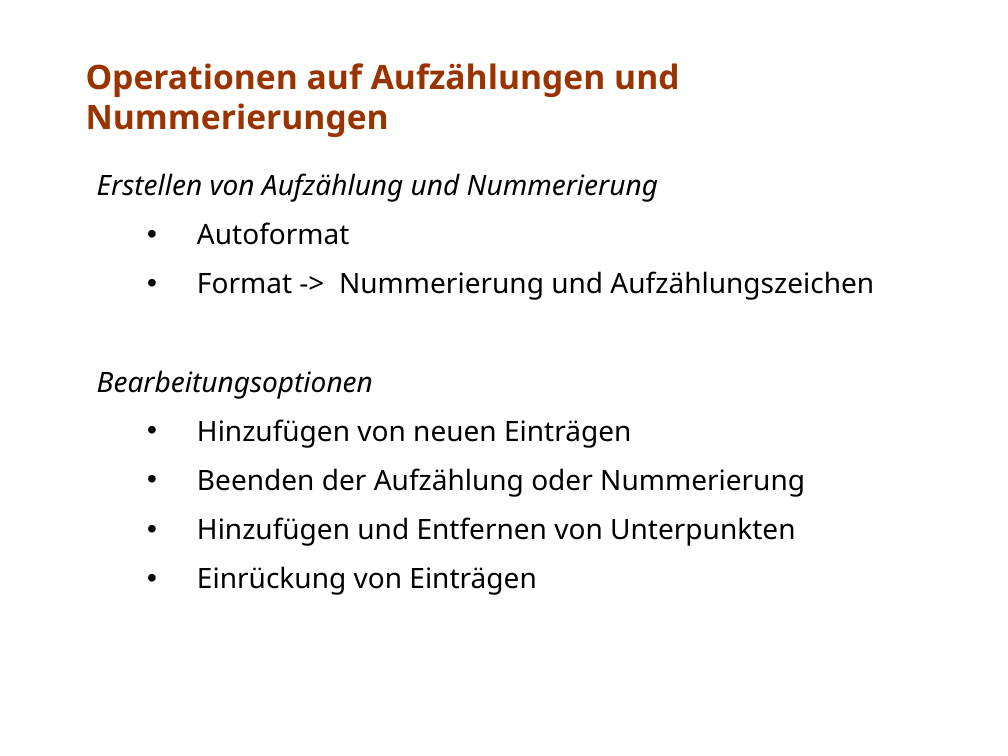
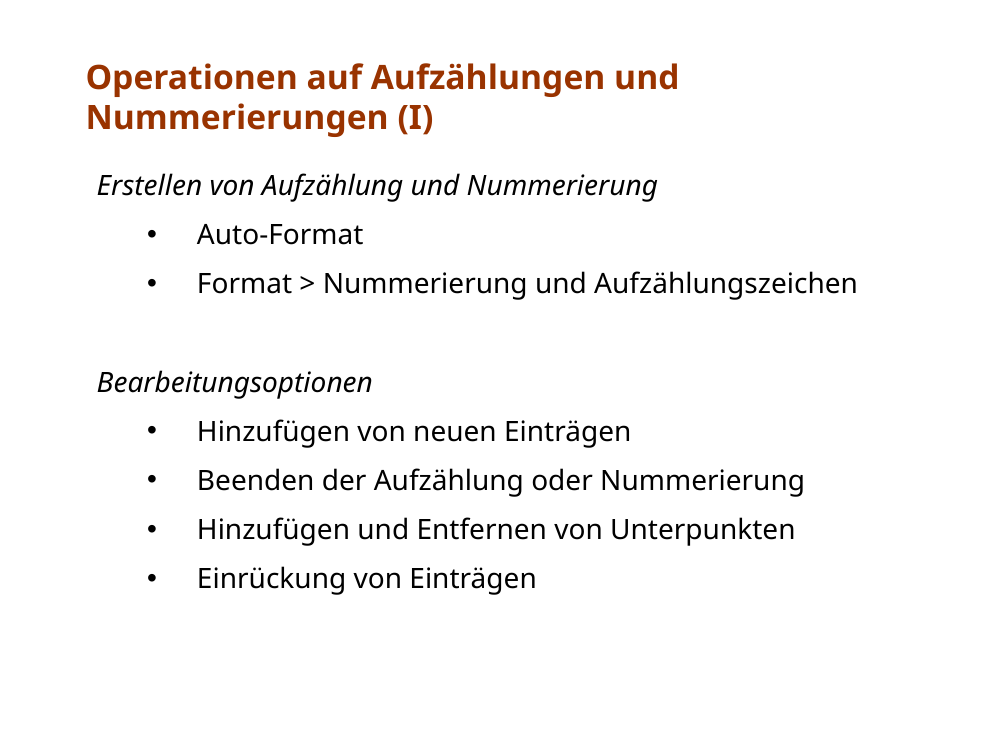
Before and after one commit to stzschoppe/sw-ergonomie, a slide deck: slide 5 of aufgabe7/office/Team7.ppt. Drawn at 1008x756 pixels with LibreOffice and Linux fonts; fonts in the diff are those of the drawing. Boxes give left, top, right and bottom in pixels: in the first picture for what was removed or moved away, otherwise in the second. Text is boxed around its words. In the diff, an @@ line names an element or a change of style, - is before the commit and + after.

```diff
--- a/aufgabe7/office/Team7.ppt
+++ b/aufgabe7/office/Team7.ppt
@@ title at box(86, 63, 679, 137): text changed @@
-Operationen auf Aufzählungen und Nummerierungen
+Operationen auf Aufzählungen und Nummerierungen (I)
@@ subtitle at box(197, 224, 858, 300): text changed @@
-  • Autoformat
-  • Format -> Nummerierung und Aufzählungszeichen
+  • Auto-Format
+  • Format > Nummerierung und Aufzählungszeichen
```
Also in this commit, not shown: 6 other slides changed.
